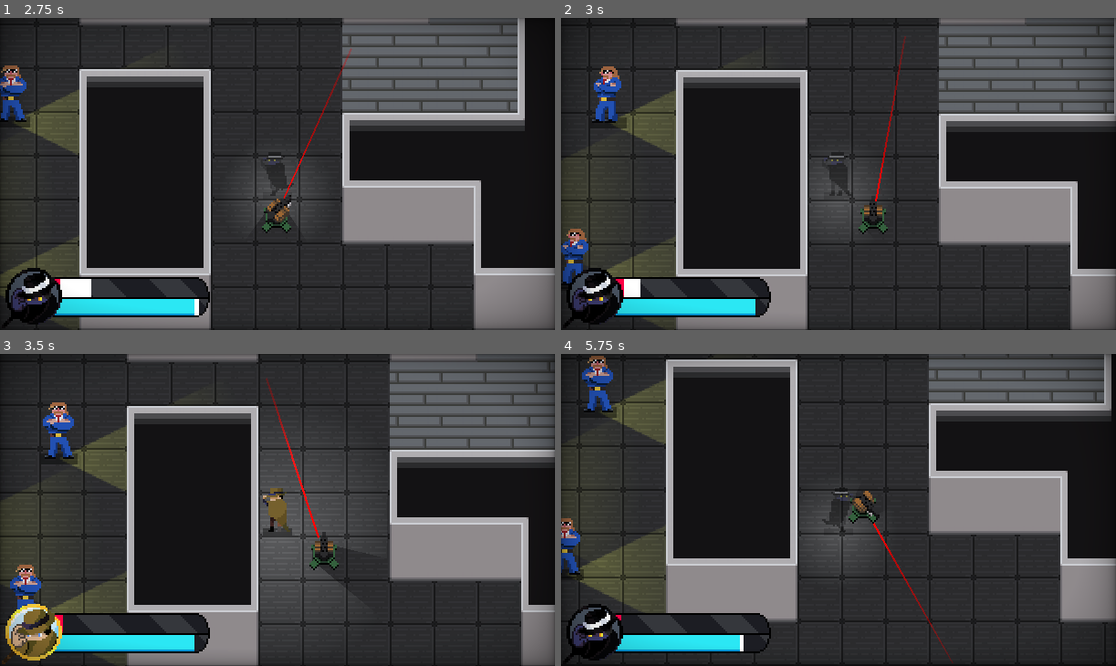
Above: before the commit, frames 1-4 (two rows, left to right).
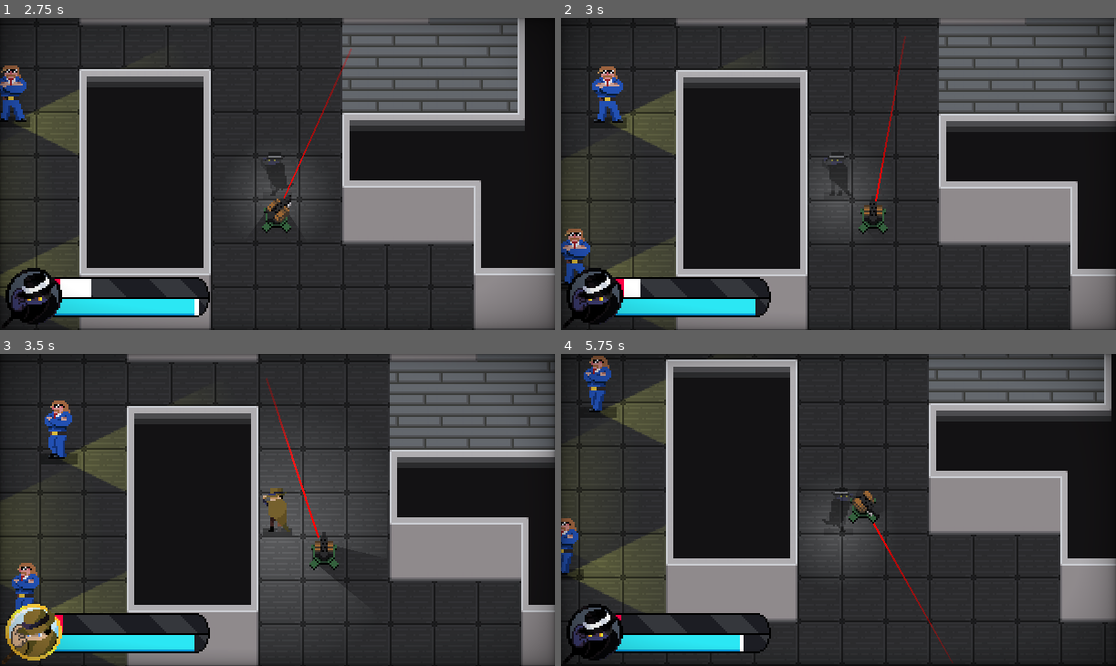
Above: after the commit, the same moments.

Repository: Cabidge/SGD1
Game: Godot game, scene res://assets/Main.tscn
Same seed, same stepped clock (60 frames per second), same inputs: the game is played once before the commit and once after it. The engine's default icon, where the game draws it, is replaced by a stand-in: a white triangle on a blue panel in a dark square.
Inputs (mouse positions are in pixels of both pictures, inside the frame that each line leads up to):
- Up to frame 1 (2.75 s): move the mouse to (249, 236) at 0.52 s; press the mouse at (249, 236) at 0.53 s; hold W (move_up) 0.53-2.03 s; move the mouse to (444, 220) at 1.27 s; release the mouse at (444, 220) at 1.28 s; right-click (444, 220) at 1.35 s; move the mouse to (111, 127) at 2.02 s; press the mouse at (111, 127) at 2.03 s; hold A (move_left) from 2.03 s (still down)
- Up to frame 2 (3 s): keep holding A (move_left); move the mouse to (866, 174) at 2.77 s; release the mouse at (866, 174) at 2.78 s; right-click (866, 174) at 2.85 s
- Up to frame 3 (3.5 s): keep holding A (move_left)
- Up to frame 4 (5.75 s): move the mouse to (755, 432) at 3.52 s; release A (move_left) at 3.53 s; press the mouse at (755, 432) at 3.53 s; hold S (move_down) 3.53-4.28 s; move the mouse to (960, 494) at 4.27 s; release the mouse at (960, 494) at 4.28 s; hold D (move_right) 4.28-5.03 s; right-click (960, 494) at 4.35 s; move the mouse to (727, 525) at 5.02 s; press the mouse at (727, 525) at 5.03 s; hold W (move_up) from 5.03 s (still down)

Frame 1 is identical in both runs. In frame 2, 0.6% of the frame differs, in the area x 0-12%, y 15-86%; in frame 3, 0.8%, in the area x 1-14%, y 14-83%; in frame 4, 0.7%.

Commit message:
Tweaked patroling intervals

Diff:
--- a/assets/guard/Guard.gd
+++ b/assets/guard/Guard.gd
@@ -3,8 +3,7 @@
 const MAX_SPEED = Global.TILE * 3
 
 var flipped = false setget set_flipped
-
-var vec : Vector2 = Vector2.ZERO
+var angle := 0.0 setget set_angle, get_angle
 
 onready var sprite = $Sprite
 
@@ -13,11 +12,15 @@
 	$Line2D.points = path
 	$Line2D.global_position = Vector2.ZERO
 
-func lerp_sight():
-	if vec != Vector2.ZERO:
-		var a = vec.angle()
-		$Light2D.rotation = lerp_angle($Light2D.rotation,a,0.2)
+func lerp_sight(angle : float):
+	$Light2D.rotation = lerp_angle($Light2D.rotation,angle,0.04)
 
 func set_flipped(new):
 	flipped = new
 	sprite.flip_h = flipped
+
+func set_angle(new):
+	angle = new
+
+func get_angle():
+	return $Light2D.rotation
--- a/assets/guard/Guard.tscn
+++ b/assets/guard/Guard.tscn
@@ -147,6 +147,7 @@
 script = ExtResource( 6 )
 
 [node name="IdleTime" type="Timer" parent="StateMachine"]
+wait_time = 3.0
 one_shot = true
 
 [node name="Sprite" type="AnimatedSprite" parent="."]
@@ -156,6 +157,7 @@
 playing = true
 
 [node name="CollisionShape2D" type="CollisionShape2D" parent="."]
+visible = false
 rotation = 1.5708
 shape = SubResource( 27 )
 
--- a/assets/guard/GuardSM.gd
+++ b/assets/guard/GuardSM.gd
@@ -1,9 +1,13 @@
 extends StateMachine
+
+var vec : Vector2 = Vector2.ZERO
+var turn_angle := 0.0
 
 onready var idle_time = $IdleTime
 
 func _ready():
 	add_state("idle")
+	add_state("turn")
 	add_state("patrol")
 	add_state("attack")
 	add_state("alarmed")
@@ -14,31 +18,41 @@
 
 func _state_logic(delta):
 	match state:
-		states.idle:
+		states.idle,states.stall:
 			parent.lerp_vel(Vector2.ZERO, 0)
+		states.turn:
+			parent.lerp_sight(turn_angle)
 		states.patrol:
-			parent.vec = parent.next_vector()
-			parent.lerp_vel(parent.vec, parent.MAX_SPEED, 0.2)
-			if parent.vec.x != 0:
-				parent.flipped = parent.vec.x > 0
-			parent.lerp_sight()
+			vec = parent.next_vector()
+			parent.lerp_vel(vec, parent.MAX_SPEED, 0.2)
+			if vec.x != 0:
+				parent.flipped = vec.x > 0
+			if vec != Vector2.ZERO:
+				parent.lerp_sight(vec.angle())
 
 	parent.handle_movement()
 
 func _transition(delta):
 	match state:
+		states.turn:
+			if abs(turn_angle - wrapf(parent.angle, -PI, PI)) <= 0.1:
+				return states.patrol
 		states.patrol:
-			if parent.vec == Vector2.ZERO:
+			if vec == Vector2.ZERO:
 				return states.idle
 
 func _enter(new, _old):
 	match new:
 		states.idle:
+			idle_time.start()
+			continue
+		states.stall:
 			parent.sprite.play("default")
-			idle_time.start()
+		states.turn:
+			parent.request_path()
+			turn_angle = parent.next_vector().angle()
 		states.patrol:
 			parent.sprite.play("walk")
-			parent.request_path()
 
 func _exit(old, _new):
 	match old:
@@ -47,4 +61,4 @@
 
 
 func _on_IdleTime_timeout():
-	set_state(states.patrol)
+	set_state(states.turn)
